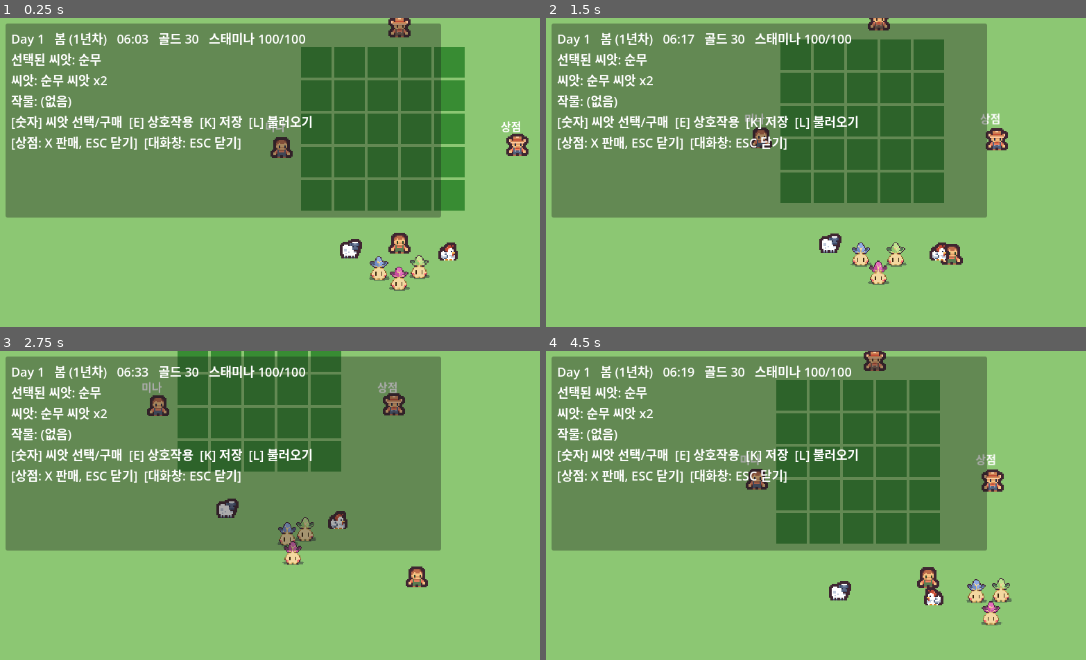
Above: before the commit, frames 1-4 (two rows, left to right).
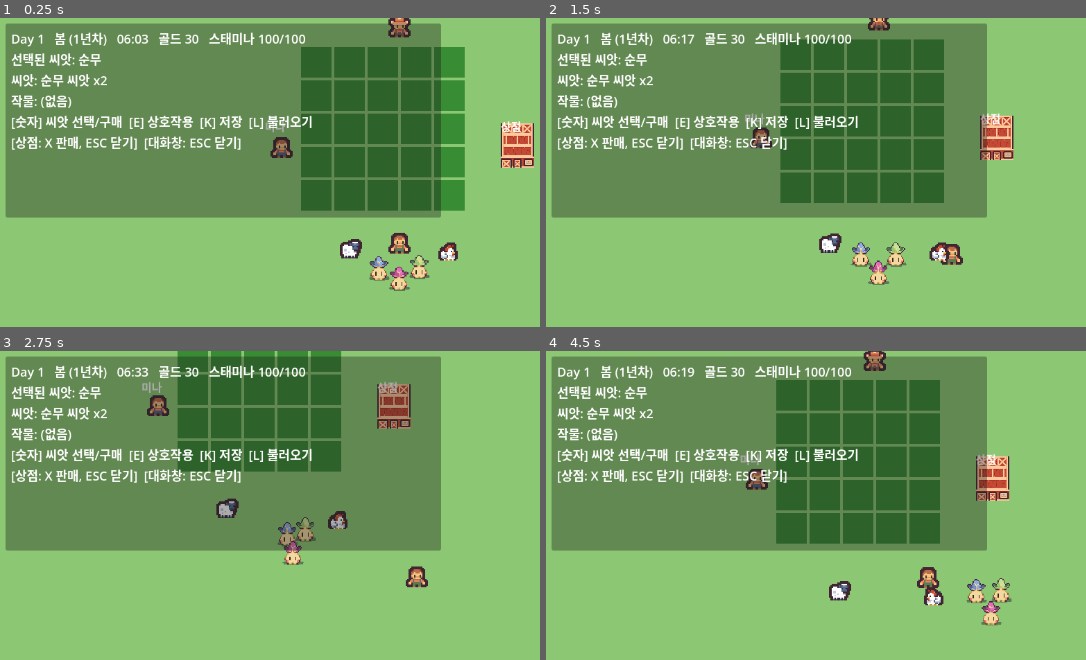
Above: after the commit, the same moments.

Repository: werfriend808/quiet-acres
Game: Godot game, scene res://scenes/Main.tscn
The game is run twice, just before and just after one commit, with the same random seed, the same clock (stepped at 60 frames per second) and the same inputs.
Inputs:
- Up to frame 1 (0.25 s): no input
- Up to frame 2 (1.5 s): tap Enter (ui_accept) at 0.5, 0.77 s; hold Right (ui_right) 0.53-1.28 s; tap 1 at 0.6 s; hold Down (ui_down) from 1.28 s (still down); tap X at 1.35 s
- Up to frame 3 (2.75 s): tap Enter (ui_accept) at 1.52 s; release Down (ui_down) at 2.03 s; hold Right (ui_right) from 2.03 s (still down); tap K at 2.1 s
- Up to frame 4 (4.5 s): release Right (ui_right) at 2.78 s; hold Up (ui_up) 2.78-3.53 s; tap L at 2.85 s; tap Enter (ui_accept) at 3.02, 3.77 s; hold Left (ui_left) from 3.53 s (still down); tap 1 at 3.6 s; tap X at 4.35 s

The runs differ from the first frame. In frame 1, 0.8% of the frame differs, in the area x 92-99%, y 33-49%; in frame 2, 0.9%; in frame 3, 0.9%; in frame 4, 0.9%, in the area x 79-86%, y 33-49%.

Commit message:
feat: Update ShopNPC to use new shop building texture and refine visual elements

Diff:
--- a/scenes/ShopNPC.tscn
+++ b/scenes/ShopNPC.tscn
@@ -1,19 +1,16 @@
-[gd_scene load_steps=4 format=3]
+[gd_scene load_steps=3 format=3]
 
 [ext_resource type="Script" path="res://scripts/shop_npc.gd" id="1"]
-[ext_resource type="Texture2D" path="res://assets/tileset/tilemap_packed.png" id="2"]
-
-[sub_resource type="AtlasTexture" id="AtlasTexture_1"]
-atlas = ExtResource("2")
-region = Rect2(16, 144, 16, 16)
+[ext_resource type="Texture2D" path="res://assets/tileset/shop_building.png" id="2"]
 
 [node name="ShopNPC" type="Node2D"]
 script = ExtResource("1")
+bob_enabled = false
 
 [node name="Visual" type="Sprite2D" parent="."]
 texture_filter = 1
-scale = Vector2(2, 2)
-texture = SubResource("AtlasTexture_1")
+scale = Vector2(1, 1)
+texture = ExtResource("2")
 
 [node name="Label" type="Label" parent="."]
 offset_left = -24.0
Binary file added: assets/tileset/shop_building.png
Not shown, added: assets/tileset/shop_building.png.import
